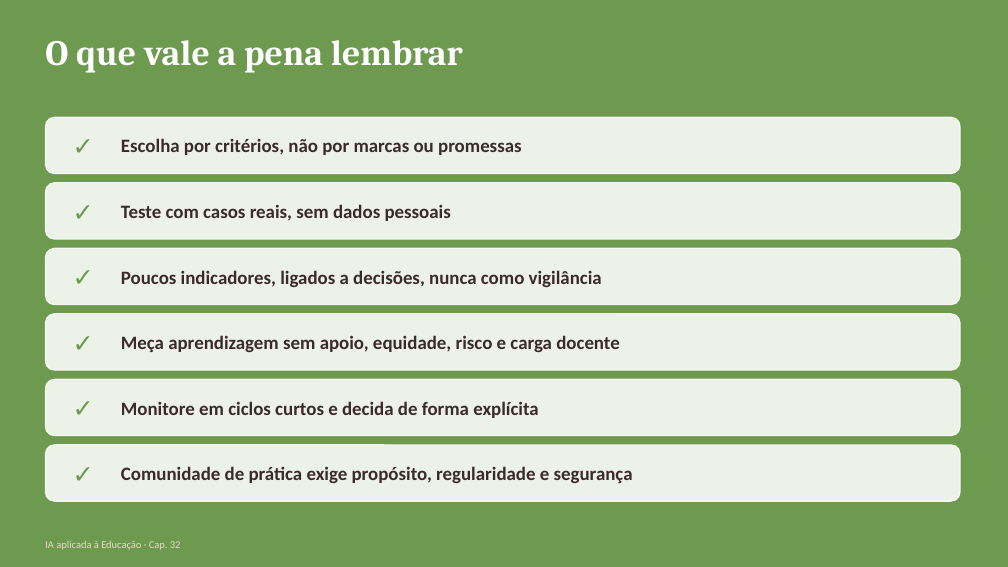
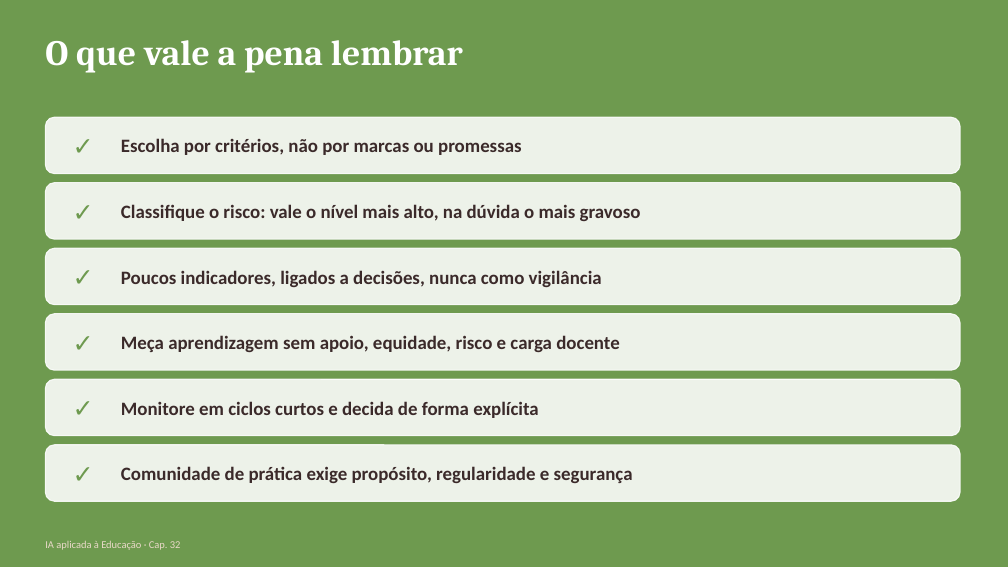
Before and after one commit to arakenmedeiros/claude, a slide deck: slide 19 of livro_ia_educacao/saida/pptx/Cap32_slides.pptx (slide 17 before the commit). Drawn at 1008x567 pixels with LibreOffice and Linux fonts; fonts in the diff are those of the drawing. Boxes give left, top, right and bottom in pixels: in the first picture for what was removed or moved away, otherwise in the second. Text is boxed around its words. In the diff, an @@ line names an element or a change of style, - is before the commit and + after.

```diff
--- a/livro_ia_educacao/saida/pptx/Cap32_slides.pptx
+++ b/livro_ia_educacao/saida/pptx/Cap32_slides.pptx
@@ text at (121,204,641,221): text changed @@
-Teste com casos reais, sem dados pessoais
+Classifique o risco: vale o nível mais alto, na dúvida o mais gravoso
```
Also in this commit, not shown: 4 other slides changed, 2 slides added, 13 other files.
